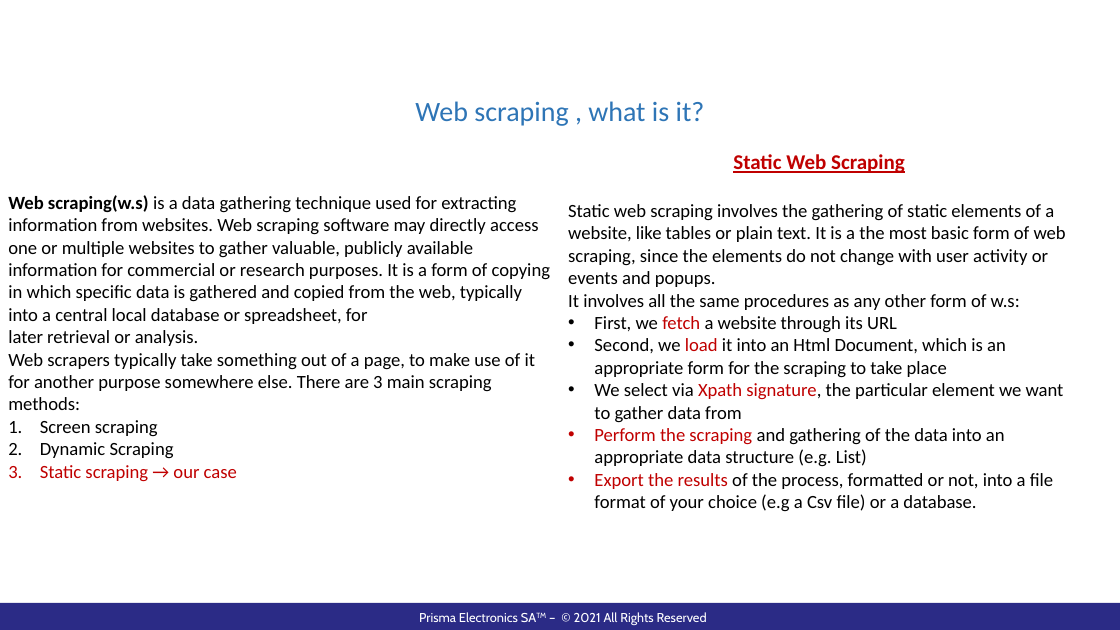
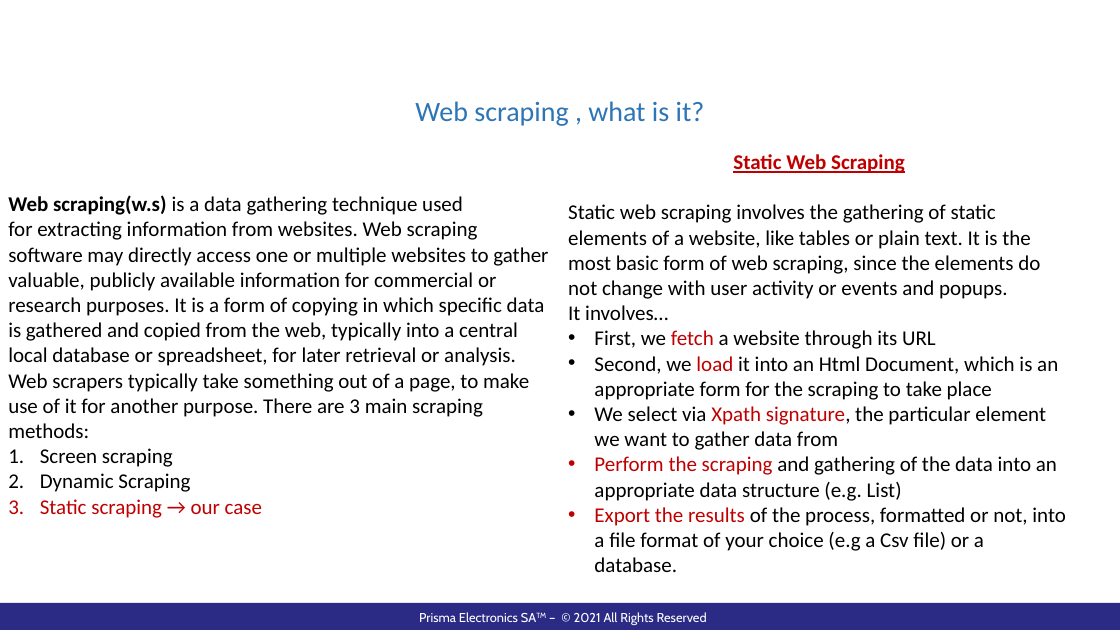
Before and after one commit to pazo0z0o/WorkRelatedLearning, a slide deck: slide 3 of ShipBunkerWindowsService/Documentation/WebScraperPresentation.pptx. Drawn at 1120x630 pixels with LibreOffice and Linux fonts; fonts in the diff are those of the drawing; background and template pictures are left out. Boxes give left, top, right and bottom in pixels: in the first picture for what was removed or moved away, otherwise in the second. Text is boxed around its words. In the diff, an @@ line names an element or a change of style, - is before the commit and + after.

```diff
--- a/ShipBunkerWindowsService/Documentation/WebScraperPresentation.pptx
+++ b/ShipBunkerWindowsService/Documentation/WebScraperPresentation.pptx
@@ text at (x1=8, y1=195, x2=548, y2=518): size 16 to 18 pt in "Web scraping(w.s) is a data gathering technique ...", "Screen scraping", "Dynamic Scraping", "Static scraping → our case" @@
@@ text at (x1=568, y1=204, x2=1040, y2=320): text changed; size 16 to 18 pt @@
-Static web scraping involves the gathering of static elements of a website, like tables or plain text. It is a the most basic form of web scraping, since the elements do not change with user activity or events and popups.
-It involves all the same procedures as any other form of w.s:
+Static web scraping involves the gathering of static elements of a website, like tables or plain text. It is the most basic form of web scraping, since the elements do not change with user activity or events and popups.
+It involves…
@@ text at (x1=594, y1=330, x2=1066, y2=572): size 16 to 18 pt in "First, we fetch a website through its ...", "Second, we load it into an Html ...", "We select via Xpath signature, the particular ...", "Perform the scraping and gathering of the ..." and 1 more places @@
@@ text at (x1=8, y1=373, x2=529, y2=438): text changed; size 16 to 18 pt @@
-Web scrapers typically take something out of a page, to make use of it for another purpose somewhere else. There are 3 main scraping methods:
+Web scrapers typically take something out of a page, to make use of it for another purpose. There are 3 main scraping methods:
```
Also in this commit, not shown: 8 other slides changed, 2 other files.
